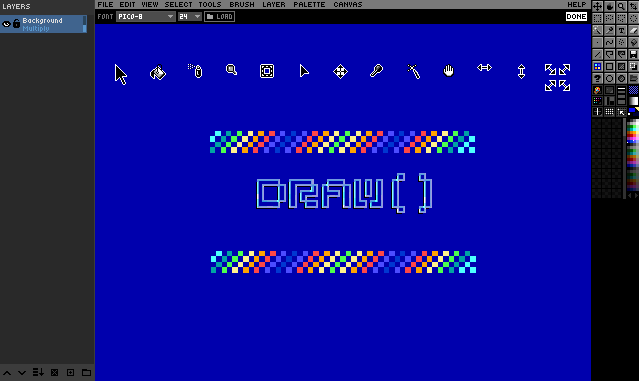
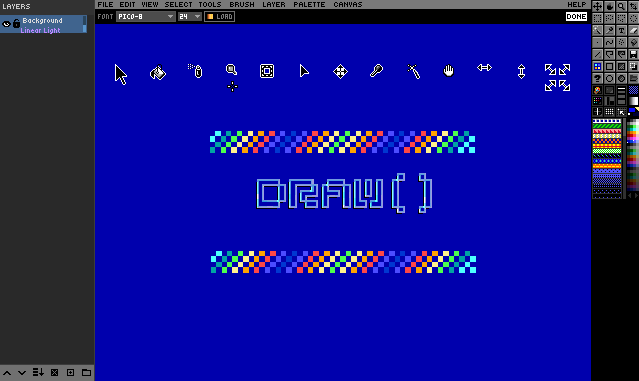
Before/after of a w=639, h=381 layered artwork. What changed in the layer stack:
showed group "PATTERN BINS" (4 layers) over <box>592,118,622,199</box>
hid group "BRUSH BINS" (1 layers) over <box>592,119,621,198</box>
renamed "Multiply" to "Linear Light", painted on it over <box>21,25,60,34</box>
painted on "DOCK BORDER" over <box>0,380,94,381</box>
painted on "LAYERS DOCK - BUTTONS" over <box>0,365,94,381</box>
painted on "LAYERS DOCK - BUTTONS BG" over <box>0,365,94,381</box>
painted on "FOLDER ICON" over <box>207,14,213,19</box>
added layer "Crosshair" in group "DRAW CURSORS" over <box>227,81,238,92</box>
